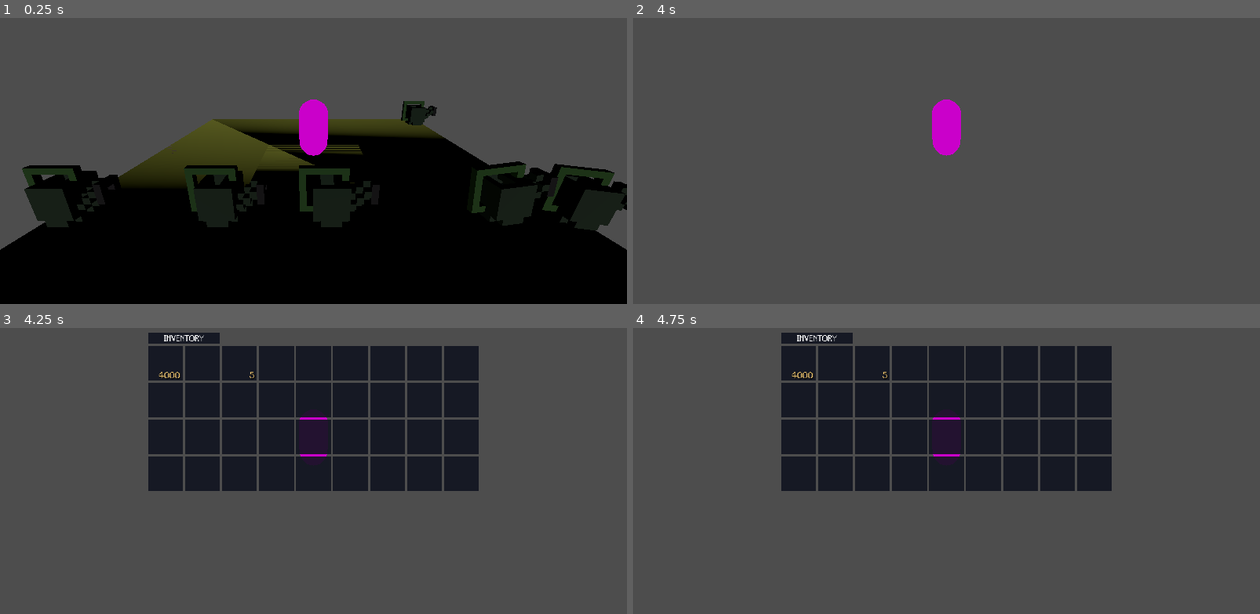
Above: before the commit, frames 1-4 (two rows, left to right).
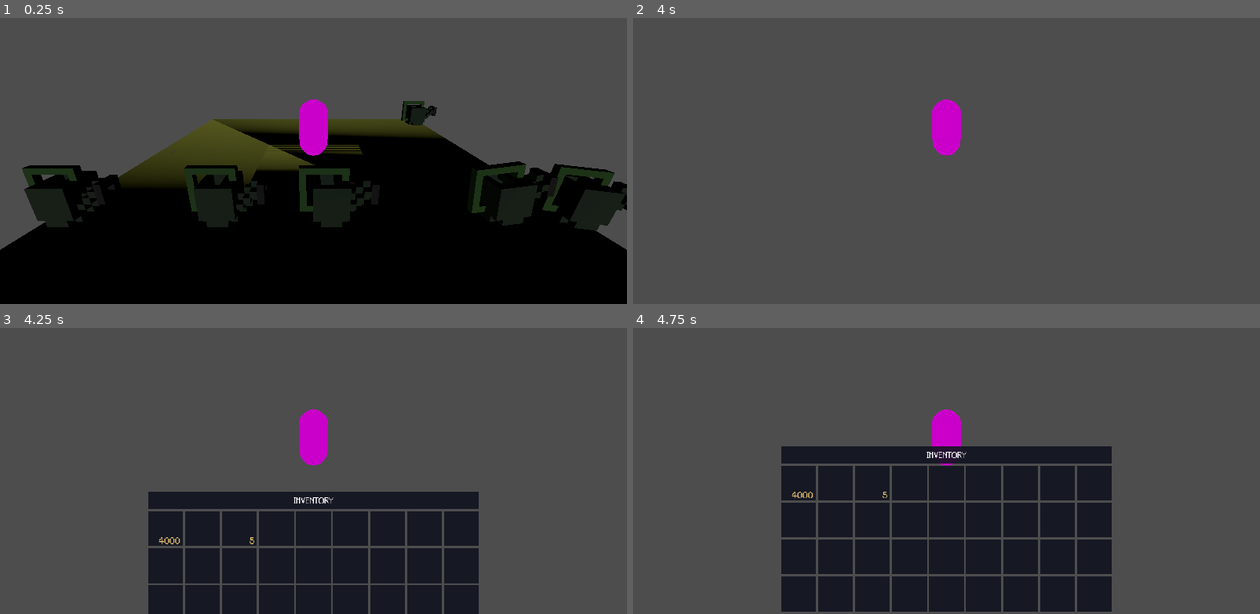
Above: after the commit, the same moments.

Repository: LeZellus/voxel
Game: Godot game, scene res://scenes/test/test_scene.tscn
The game is run twice, just before and just after one commit, with the same random seed, the same clock (stepped at 60 frames per second) and the same inputs.
Inputs (mouse positions are in pixels of both pictures, inside the frame that each line leads up to):
- Up to frame 1 (0.25 s): no input
- Up to frame 2 (4 s): tap Enter at 0.5, 3.5 s; move the mouse to (977, 126) at 0.52 s; hold E (interact) 0.53-1.28 s; hold W (move_forward) from 0.53 s (still down); click (977, 126) at 0.67 s; tap Space (jump) at 0.77, 1.52, 2.75, 3.02, 3.77 s; move the mouse to (915, 129) at 1.27 s; tap Shift (run) at 1.35 s; click (915, 129) at 1.42 s; move the mouse to (959, 120) at 2.02 s; tap 1 at 2.1 s; click (959, 120) at 2.17 s; move the mouse to (940, 132) at 2.77 s; tap 2 at 2.85 s; click (940, 132) at 2.92 s; move the mouse to (990, 132) at 3.52 s; tap 3 at 3.6 s; click (990, 132) at 3.67 s
- Up to frame 3 (4.25 s): keep holding W (move_forward); tap Tab (toggle_inventory) at 4.15 s
- Up to frame 4 (4.75 s): move the mouse to (758, 385) at 4.27 s; release W (move_forward) at 4.28 s; hold A (move_left) from 4.28 s (still down); tap Ctrl at 4.35 s; click (758, 385) at 4.42 s; tap Space (jump) at 4.52 s

Frames 1-2 are identical in both runs. In frame 3, 45% of the frame differs, in the area x 23-77%, y 1-100%; in frame 4, 38%.

Commit message:
animation
animation menu fixed from bottom

Diff:
--- a/scenes/UI/InventoryUI.tscn
+++ b/scenes/UI/InventoryUI.tscn
@@ -25,34 +25,33 @@
 script = ExtResource("1_js2po")
 
 [node name="Panel" type="Panel" parent="."]
+custom_minimum_size = Vector2(0, 336)
 layout_mode = 1
 anchors_preset = 8
 anchor_left = 0.5
 anchor_top = 0.5
 anchor_right = 0.5
 anchor_bottom = 0.5
+offset_left = -304.0
+offset_top = -16.0
+offset_right = 304.0
+offset_bottom = 16.0
 grow_horizontal = 2
 grow_vertical = 2
 theme_override_styles/panel = SubResource("StyleBoxFlat_xsy5f")
 
 [node name="VBoxContainer" type="VBoxContainer" parent="Panel"]
+clip_contents = true
 layout_mode = 1
-anchors_preset = 8
-anchor_left = 0.5
-anchor_top = 0.5
-anchor_right = 0.5
-anchor_bottom = 0.5
-offset_left = -168.0
-offset_top = -194.0
-offset_right = 168.0
-offset_bottom = 194.0
+anchors_preset = 15
+anchor_right = 1.0
+anchor_bottom = 1.0
 grow_horizontal = 2
 grow_vertical = 2
 
 [node name="Label" type="Label" parent="Panel/VBoxContainer"]
-custom_minimum_size = Vector2(132, 0)
+custom_minimum_size = Vector2(132, 32)
 layout_mode = 2
-size_flags_horizontal = 0
 theme_override_fonts/font = ExtResource("2_0shbe")
 theme_override_font_sizes/font_size = 16
 theme_override_styles/normal = SubResource("StyleBoxFlat_ma5vy")
@@ -61,8 +60,6 @@
 vertical_alignment = 1
 
 [node name="InventoryGrid" type="GridContainer" parent="Panel/VBoxContainer"]
-custom_minimum_size = Vector2(0, 320)
+custom_minimum_size = Vector2(0, 302)
 layout_mode = 2
-size_flags_horizontal = 4
-size_flags_vertical = 0
 columns = 9
--- a/scenes/ui/Tooltip.tscn
+++ /dev/null
@@ -1,96 +0,0 @@
-[gd_scene load_steps=2 format=3 uid="uid://flj41j14g7i6"]
-
-[sub_resource type="GDScript" id="GDScript_6354g"]
-script/source = "extends Control
-
-@onready var item_name: Label = $Background/VBoxContainer/ItemName
-@onready var item_description: Label = $Background/VBoxContainer/ItemDescription
-@onready var background: Panel = $Background
-
-func _ready():
-	# Configure le style de base
-	modulate.a = 0.0
-
-	# Configure le fond noir
-	setup_background_style()
-
-	# Configure les styles de texte
-	setup_text_styles()
-
-	# Animation d'apparition
-	var tween = create_tween()
-	tween.tween_property(self, \"modulate:a\", 1.0, 0.2)
-
-func setup_background_style():
-	# Crée un fond noir avec bordure
-	var style_box = StyleBoxFlat.new()
-	style_box.bg_color = Color(0.0, 0.0, 0.0, 0.9)  # Noir semi-transparent
-
-	# Ajoute du padding
-	style_box.content_margin_left = 600
-	style_box.content_margin_right = 600
-	style_box.content_margin_top = 600
-	style_box.content_margin_bottom = 600
-
-	background.add_theme_stylebox_override(\"panel\", style_box)
-	background.custom_minimum_size = Vector2(268, 50)  # Taille minimale
-	background.size = Vector2(400, 100)  # Taille de base
-
-	# Forcez le VBoxContainer à respecter les marges
-	var vbox = $Background/VBoxContainer
-	vbox.set_anchors_and_offsets_preset(Control.PRESET_FULL_RECT)
-	vbox.offset_left = 4
-	vbox.offset_right = -4
-	vbox.offset_top = 4
-	vbox.offset_bottom = -4
-
-func setup_text_styles():
-	# Style pour le nom (plus gros)
-	item_name.add_theme_font_size_override(\"font_size\", 20)
-
-	# Style pour la description (taille normale)
-	item_description.add_theme_color_override(\"font_color\", Color(0.9, 0.9, 0.9, 1.0))  # Blanc cassé
-
-func setup_tooltip(item: Item):
-	# Configure la tooltip avec les données de l'item
-	if not item:
-		print(\"Tooltip: item est null\")
-		return
-
-	# Configure le texte
-	item_name.text = item.name if \"name\" in item else \"Item\"
-	item_description.text = item.description if \"description\" in item else \"\"
-
-	# Ajuste la taille si nécessaire
-	await get_tree().process_frame
-	adjust_size()
-
-func adjust_size():
-	# Ajuste la taille de la tooltip selon le contenu
-	background.size = Vector2.ZERO
-	size = Vector2.ZERO
-"
-
-[node name="Tooltip" type="Control"]
-z_index = 10
-layout_mode = 3
-anchors_preset = 15
-anchor_right = 1.0
-anchor_bottom = 1.0
-grow_horizontal = 2
-grow_vertical = 2
-script = SubResource("GDScript_6354g")
-
-[node name="Background" type="Panel" parent="."]
-layout_mode = 1
-
-[node name="VBoxContainer" type="VBoxContainer" parent="Background"]
-layout_mode = 0
-offset_right = 40.0
-offset_bottom = 40.0
-
-[node name="ItemName" type="Label" parent="Background/VBoxContainer"]
-layout_mode = 2
-
-[node name="ItemDescription" type="Label" parent="Background/VBoxContainer"]
-layout_mode = 2
--- a/scripts/UI/InventoryUI.gd
+++ b/scripts/UI/InventoryUI.gd
@@ -1,74 +1,89 @@
-# InventoryUI.gd - Interface d'inventaire avec Panel
+@tool
 extends Control
 
 @onready var inventory_grid: GridContainer = $Panel/VBoxContainer/InventoryGrid
 @onready var panel: Panel = $Panel
 
 var inventory: Inventory
+var inventory_manager: Node
 var slot_scenes: Array[Control] = []
-var inventory_manager: Node
 var selected_slot: int = -1
+
+const INVENTORY_SIZE = 36
+const GRID_COLUMNS = 9
 
 func _ready():
 	visible = false
 	process_mode = Node.PROCESS_MODE_ALWAYS
-	set_process_input(true)
 
 	if inventory_grid:
-		inventory_grid.columns = 9
-		create_simple_slots()
-
-func _input(event):
-	if visible and event is InputEventKey and event.pressed and event.keycode == KEY_TAB:
-		toggle_inventory()
-		get_viewport().set_input_as_handled()
+		inventory_grid.columns = GRID_COLUMNS
+		_create_slots()
 
 func setup_inventory(inv: Inventory, manager: Node):
 	inventory = inv
 	inventory_manager = manager
 	inventory.slot_changed.connect(_on_slot_changed)
-	update_all_slots()
+	_update_all_slots()
 
-func create_simple_slots():
-	if not inventory_grid:
-		return
+func show_animated():
+	visible = true
+	await get_tree().process_frame
 
-	slot_scenes.clear()
+	var estimated_height = (INVENTORY_SIZE / GRID_COLUMNS) * 64 + ((INVENTORY_SIZE / GRID_COLUMNS) * 4) + 32
+	UIAnimator.slide_inventory_from_bottom(panel, estimated_height)
 
-	for child in inventory_grid.get_children():
-		child.queue_free()
+func hide_animated():
+	var tween = UIAnimator.slide_inventory_to_bottom(panel)
+	await tween.finished
+	visible = false
+
+func _create_slots():
+	if Engine.is_editor_hint():
+		_create_editor_preview()
+	else:
+		_create_game_slots()
+
+func _create_editor_preview():
+	_clear_existing_slots()
+
+	for i in INVENTORY_SIZE:
+		var slot = ColorRect.new()
+		slot.custom_minimum_size = Vector2(64, 64)
+		slot.color = Color(0.3, 0.3, 0.3, 0.8)
+		slot.name = "PreviewSlot_" + str(i)
+		inventory_grid.add_child(slot)
+
+func _create_game_slots():
+	_clear_existing_slots()
 
 	var slot_scene = preload("res://scenes/ui/InventorySlot2D.tscn")
 
-	for i in range(36):
-		var slot_instance = slot_scene.instantiate()
-		slot_instance.gui_input.connect(_on_slot_input.bind(i))
+	for i in INVENTORY_SIZE:
+		var slot = slot_scene.instantiate()
+		if not Engine.is_editor_hint():
+			slot.gui_input.connect(_on_slot_input.bind(i))
+		inventory_grid.add_child(slot)
+		slot_scenes.append(slot)
 
-		inventory_grid.add_child(slot_instance)
-		slot_scenes.append(slot_instance)
+func _clear_existing_slots():
+	for child in inventory_grid.get_children():
+		child.queue_free()
+	slot_scenes.clear()
 
 func _on_slot_input(event: InputEvent, slot_index: int):
 	if event is InputEventMouseButton and event.pressed and event.button_index == MOUSE_BUTTON_LEFT:
-		_on_slot_clicked(slot_index)
+		_select_slot(slot_index)
 
-func _on_slot_clicked(slot_index: int):
+func _select_slot(slot_index: int):
 	selected_slot = slot_index
-	show_item_info(slot_index)
-
-func toggle_inventory():
-	visible = !visible
-
-	if visible:
-		Input.mouse_mode = Input.MOUSE_MODE_VISIBLE
-	else:
-		Input.mouse_mode = Input.MOUSE_MODE_CAPTURED
-		selected_slot = -1
+	_show_item_info(slot_index)
 
 func _on_slot_changed(slot_index: int):
-	update_slot_visual(slot_index)
+	_update_slot_visual(slot_index)
 
-func update_slot_visual(slot_index: int):
-	if slot_index < 0 or slot_index >= slot_scenes.size():
+func _update_slot_visual(slot_index: int):
+	if not _is_valid_slot_index(slot_index):
 		return
 
 	var slot = inventory.get_slot(slot_index)
@@ -79,8 +94,8 @@
 	else:
 		slot_2d.set_item(slot.item, slot.quantity)
 
-func show_item_info(slot_index: int):
-	if not inventory:
+func _show_item_info(slot_index: int):
+	if not inventory or not _is_valid_slot_index(slot_index):
 		return
 
 	var slot = inventory.get_slot(slot_index)
@@ -88,13 +103,16 @@
 		print("Slot vide")
 		return
 
-	print("=== ", slot.item.name, " ===")
+	print("=== %s ===" % slot.item.name)
 	print(slot.item.description)
-	print("Quantité: ", slot.quantity)
+	print("Quantité: %d" % slot.quantity)
 
-func update_all_slots():
+func _update_all_slots():
 	if not inventory:
 		return
 
 	for i in range(min(inventory.size, slot_scenes.size())):
-		update_slot_visual(i)
+		_update_slot_visual(i)
+
+func _is_valid_slot_index(index: int) -> bool:
+	return index >= 0 and index < slot_scenes.size()
--- a/scripts/items/ItemWorld.gd
+++ b/scripts/items/ItemWorld.gd
@@ -17,7 +17,6 @@
 	# Applique le modèle 3D
 	if item_data.world_mesh:
 		mesh_instance.mesh = item_data.world_mesh
-		print("Modèle 3D appliqué pour: ", item_data.name)
 	else:
 		print("Attention: Pas de modèle 3D pour ", item_data.name)
 
--- a/scripts/manager/InventoryManager.gd
+++ b/scripts/manager/InventoryManager.gd
@@ -7,14 +7,11 @@
 var inventory_ui: Control
 
 func _ready():
-	print("InventoryManager _ready() démarré")
-
 	process_mode = Node.PROCESS_MODE_ALWAYS
 
 	# Crée l'inventaire
 	inventory = Inventory.new()
 	add_child(inventory)
-	print("Inventory créé et ajouté")
 
 	# Attendre que l'inventory soit prêt
 	await get_tree().process_frame
@@ -25,10 +22,7 @@
 	# Configure les actions d'input
 	setup_input_actions()
 
-	print("InventoryManager initialisé")
-
 func create_inventory_ui():
-	print("create_inventory_ui() démarré")
 
 	if not inventory_ui_scene:
 		print("Erreur: inventory_ui_scene non défini")
@@ -41,7 +35,6 @@
 
 	# Ajoute à la scène
 	get_tree().current_scene.add_child(inventory_ui)
-	print("UI ajoutée à la scène")
 
 	# Attendre que l'UI soit prête
 	await get_tree().process_frame
@@ -49,7 +42,6 @@
 	# Initialise l'UI avec l'inventory
 	if inventory and inventory_ui and inventory_ui.has_method("setup_inventory"):
 		inventory_ui.setup_inventory(inventory, self)
-		print("setup_inventory() appelé avec succès")
 	else:
 		print("Erreur: Impossible d'initialiser l'UI")
 		print("inventory: ", inventory)
@@ -64,11 +56,8 @@
 	key_event.keycode = KEY_TAB
 	InputMap.action_add_event("toggle_inventory", key_event)
 
-	print("Action toggle_inventory créée avec la touche TAB")
-
-func _input(event):
+func _input(_event):
 	if Input.is_action_just_pressed("toggle_inventory"):
-		print("Action toggle_inventory détectée!")
 		if inventory_ui != null:
 			toggle_inventory()
 		else:
@@ -76,21 +65,16 @@
 
 func toggle_inventory():
 	if not inventory_ui:
-		print("Erreur: Impossible de basculer l'inventaire - inventory_ui est null")
 		return
 
-	var was_visible = inventory_ui.visible
-	inventory_ui.visible = !inventory_ui.visible
-
-	print("Inventaire était: ", "visible" if was_visible else "caché")
-	print("Inventaire maintenant: ", "visible" if inventory_ui.visible else "caché")
-
 	if inventory_ui.visible:
+		# Fermer
+		Input.mouse_mode = Input.MOUSE_MODE_CAPTURED
+		inventory_ui.hide_animated()
+	else:
+		# Ouvrir
 		Input.mouse_mode = Input.MOUSE_MODE_VISIBLE
-		print("Souris libérée")
-	else:
-		Input.mouse_mode = Input.MOUSE_MODE_CAPTURED
-		print("Souris capturée")
+		inventory_ui.show_animated()
 
 # Méthodes publiques pour interagir avec l'inventaire
 func add_item_to_inventory(item: Item, quantity: int = 1) -> int:
--- /dev/null
+++ b/scripts/manager/UIAnimatorManager.gd
@@ -0,0 +1,72 @@
+# UIAnimator.gd - Gestionnaire d'animations réutilisable
+class_name UIAnimator
+extends RefCounted
+
+static func slide_inventory_from_bottom(panel: Panel, estimated_height: float, duration: float = 0.4) -> Tween:
+	var viewport_size = panel.get_viewport().size
+	var screen_height = viewport_size.y
+	var final_y = screen_height - estimated_height - 4
+
+	panel.position.y = screen_height
+
+	var tween = panel.create_tween()
+	tween.set_ease(Tween.EASE_OUT)
+	tween.set_trans(Tween.TRANS_BACK)
+	tween.tween_property(panel, "position:y", final_y, duration)
+
+	return tween
+
+static func slide_inventory_to_bottom(panel: Panel, duration: float = 0.3) -> Tween:
+	var viewport_size = panel.get_viewport().size
+	var screen_height = viewport_size.y
+
+	var tween = panel.create_tween()
+	tween.set_ease(Tween.EASE_IN)
+	tween.set_trans(Tween.TRANS_BACK)
+	tween.tween_property(panel, "position:y", screen_height, duration)
+
+	return tween
+
+static func slide_from_bottom(control: Control, target_pos: Vector2, duration: float = 0.4) -> Tween:
+	var viewport_size = control.get_viewport().size
+	var start_pos = Vector2(target_pos.x, viewport_size.y)
+
+	control.position = start_pos
+	control.visible = true
+
+	var tween = control.create_tween()
+	tween.set_ease(Tween.EASE_OUT)
+	tween.set_trans(Tween.TRANS_BACK)
+	tween.tween_property(control, "position", target_pos, duration)
+
+	return tween
+
+static func slide_to_bottom(control: Control, duration: float = 0.3) -> Tween:
+	var viewport_size = control.get_viewport().size
+	var end_pos = Vector2(control.position.x, viewport_size.y)
+
+	var tween = control.create_tween()
+	tween.set_ease(Tween.EASE_IN)
+	tween.set_trans(Tween.TRANS_BACK)
+	tween.tween_property(control, "position", end_pos, duration)
+
+	tween.finished.connect(func(): control.visible = false)
+
+	return tween
+
+static func fade_in(control: Control, duration: float = 0.2) -> Tween:
+	control.modulate.a = 0.0
+	control.visible = true
+
+	var tween = control.create_tween()
+	tween.tween_property(control, "modulate:a", 1.0, duration)
+
+	return tween
+
+static func fade_out(control: Control, duration: float = 0.2) -> Tween:
+	var tween = control.create_tween()
+	tween.tween_property(control, "modulate:a", 0.0, duration)
+
+	tween.finished.connect(func(): control.visible = false)
+
+	return tween
--- a/scripts/ui/InventorySlot2D.gd
+++ b/scripts/ui/InventorySlot2D.gd
@@ -9,46 +9,17 @@
 var tooltip_manager: Node
 
 func _ready():
-	setup_background()
-
-	# Configure l'icône
-	icon_texture.stretch_mode = TextureRect.STRETCH_KEEP_ASPECT_CENTERED
-	icon_texture.anchors_preset = Control.PRESET_FULL_RECT
-
-	# Configure le label de quantité
 	quantity_label.text = ""
-	quantity_label.horizontal_alignment = HORIZONTAL_ALIGNMENT_RIGHT
-	quantity_label.vertical_alignment = VERTICAL_ALIGNMENT_BOTTOM
-	quantity_label.anchors_preset = Control.PRESET_BOTTOM_RIGHT
-
-	# Ajoute une ombre pour la lisibilité
-	quantity_label.add_theme_color_override("font_shadow_color", Color.BLACK)
-	quantity_label.add_theme_constant_override("shadow_offset_x", 1)
-	quantity_label.add_theme_constant_override("shadow_offset_y", 1)
-
-	# Connecte les signaux pour la tooltip
-	mouse_entered.connect(_on_mouse_entered)
-	mouse_exited.connect(_on_mouse_exited)
-
-	# Récupère le TooltipManager
-	tooltip_manager = get_node("/root/TooltipManager")
-
-func setup_background():
-	var style_box = StyleBoxFlat.new()
-	style_box.bg_color = Color(0.062, 0.078, 0.122, 0.9)
-	add_theme_stylebox_override("panel", style_box)
 
 func set_item(item: Item, qty: int = 1):
 	item_data = item
 	quantity = qty
 
 	if item == null or qty <= 0:
-		update_background_state(false)
 		icon_texture.texture = null
 		quantity_label.text = ""
 		return
 
-	update_background_state(true)
 	icon_texture.texture = item.icon
 
 	if qty > 1:
@@ -56,24 +27,5 @@
 	else:
 		quantity_label.text = ""
 
-func update_background_state(has_item: bool):
-	var style_box = StyleBoxFlat.new()
-
-	if has_item:
-		style_box.bg_color = Color(0.082, 0.114, 0.157, 0.9)
-	else:
-		style_box.bg_color = Color(0.062, 0.078, 0.122, 0.9)
-
-	add_theme_stylebox_override("panel", style_box)
-
 func clear_slot():
 	set_item(null, 0)
-
-func _on_mouse_entered():
-	if item_data and tooltip_manager:
-		var tooltip_pos = global_position + Vector2(size.x + 10, 0)
-		tooltip_manager.show_tooltip(item_data, tooltip_pos)
-
-func _on_mouse_exited():
-	if tooltip_manager:
-		tooltip_manager.hide_tooltip()
